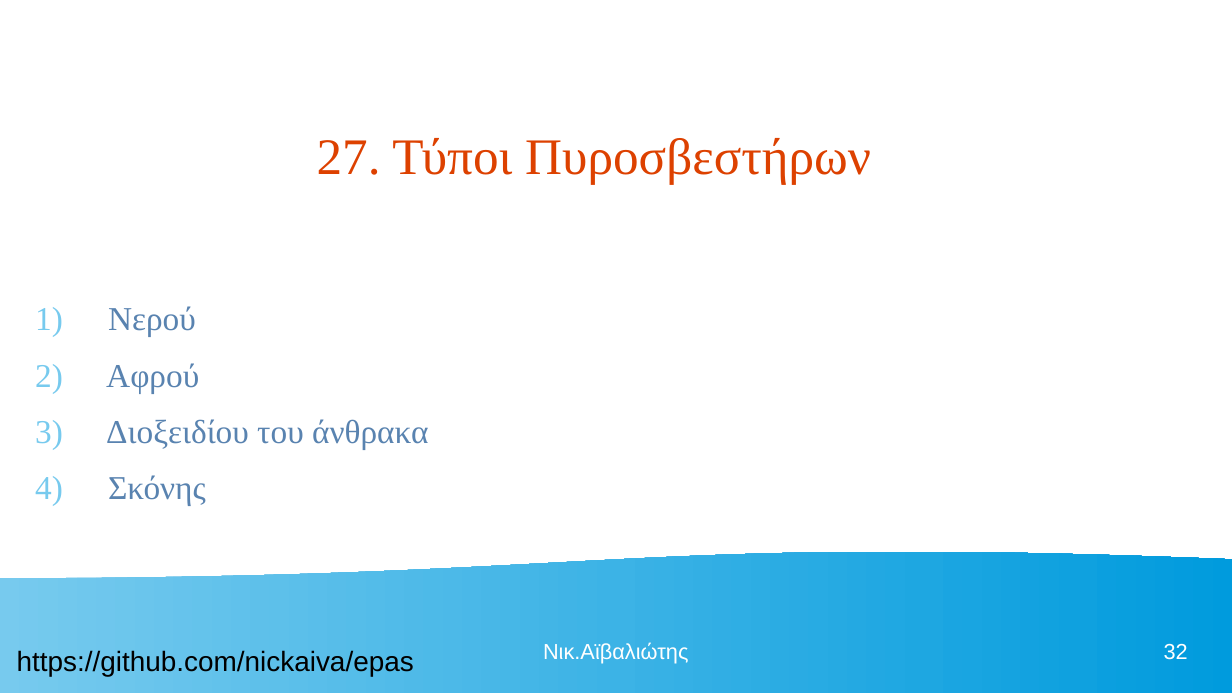
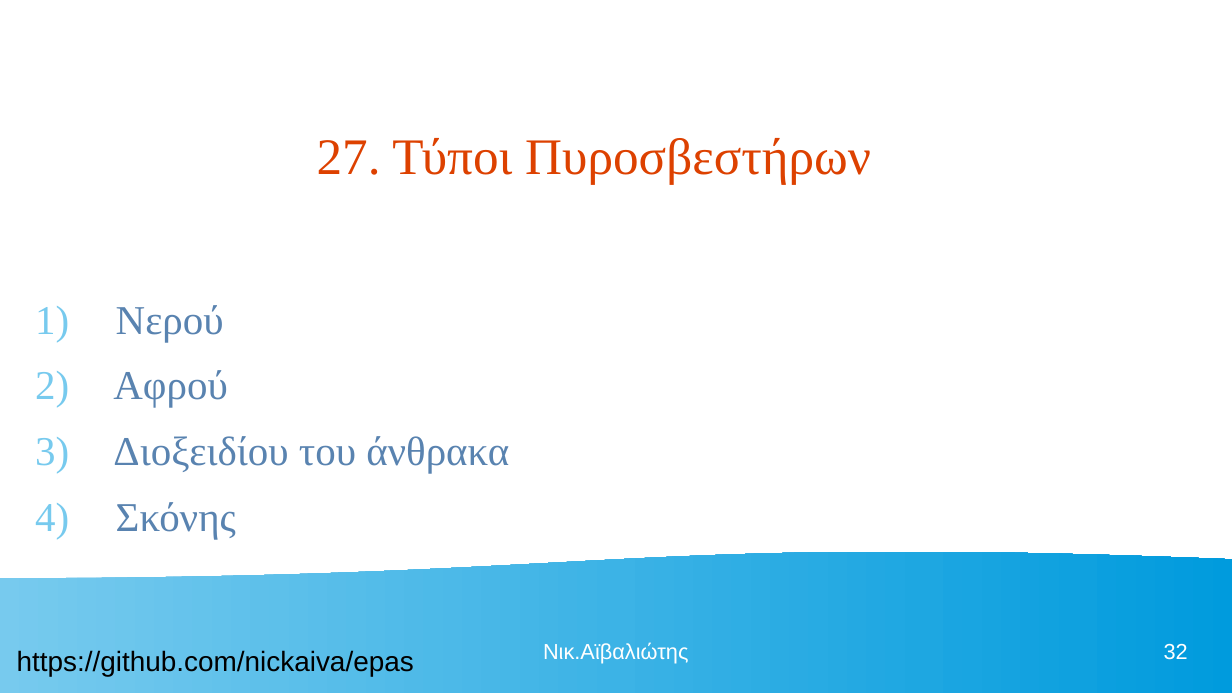
Before and after one commit to nickaiva/epas, a slide deck: slide 32 of ΠΕΡΙΒΑΛΛΟΝ ΕΡΓΑΣΙΑΣ.odp. Drawn at 1232x693 pixels with LibreOffice and Linux fonts; fonts in the diff are those of the drawing. Boxes give left, top, right and bottom in pixels: in the first picture for what was removed or moved away, otherwise in the second. Text is boxed around its words. In the diff, an @@ line names an element or a change of style, - is before the commit and + after.

```diff
--- a/ΠΕΡΙΒΑΛΛΟΝ ΕΡΓΑΣΙΑΣ.odp
+++ b/ΠΕΡΙΒΑΛΛΟΝ ΕΡΓΑΣΙΑΣ.odp
@@ text "Νερού" at box(113, 305, 509, 539): size 21.4 to 26.4 pt @@
```
Also in this commit, not shown: 24 other slides changed, 1 slide added, 1 other file.
